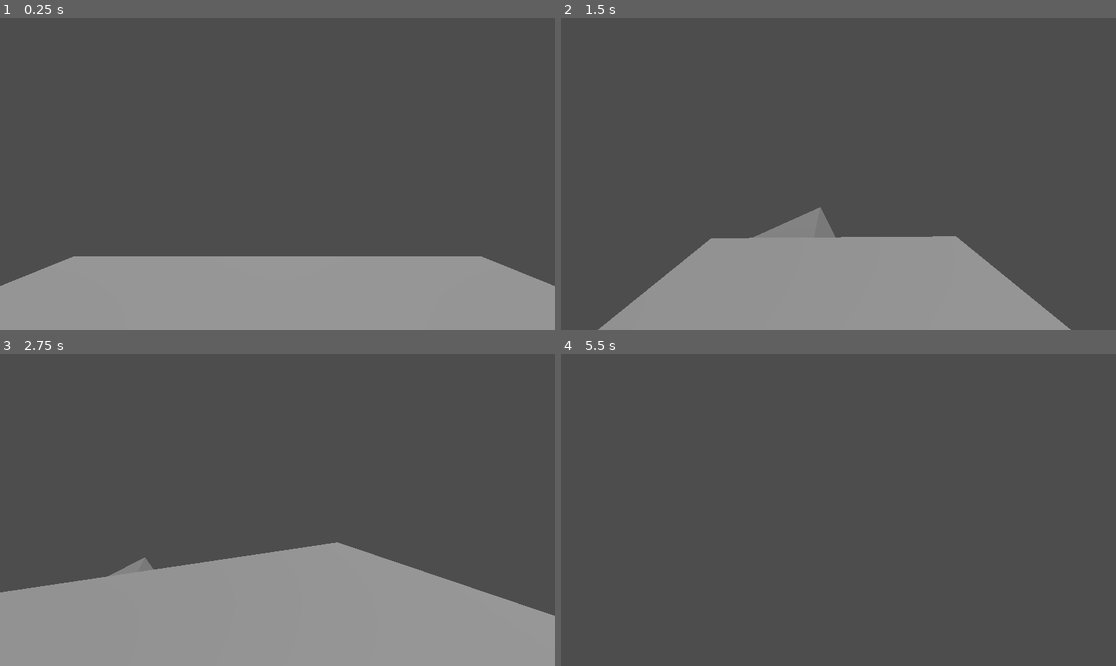
Above: before the commit, frames 1-4 (two rows, left to right).
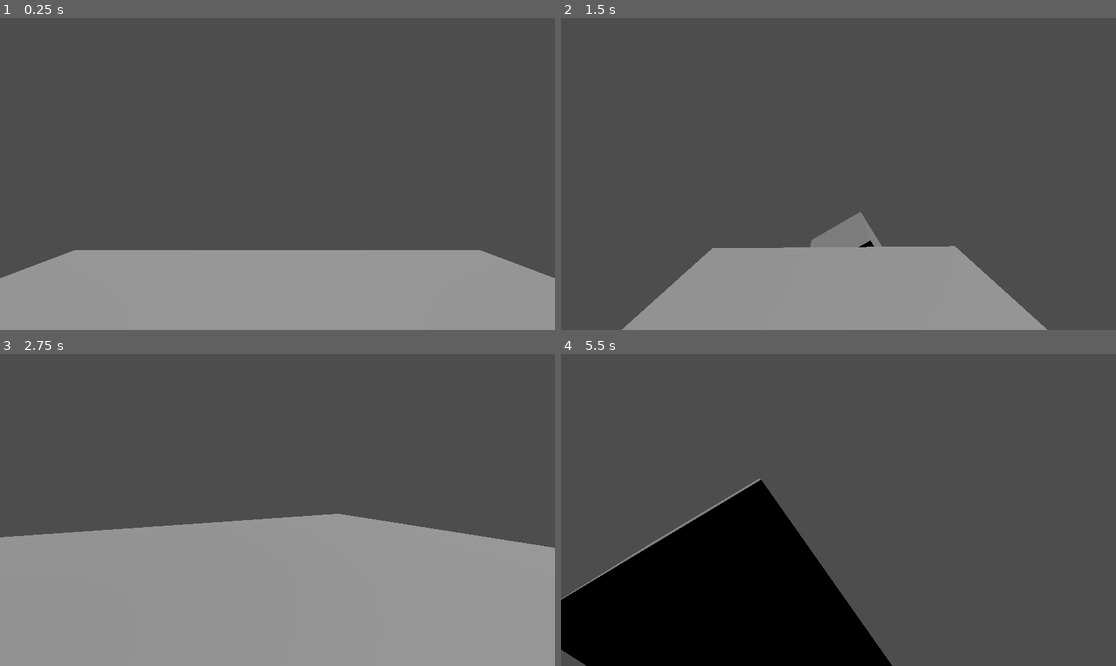
Above: after the commit, the same moments.

Repository: DudeNamedDarcy/UntitledGameJam107Game
Game: Godot game, scene res://scenes/city_sprawl.tscn
Two runs of this game, one before a commit and one after it. Both use one fixed random seed, a clock stepped at 60 frames per second and the inputs below. The project has no main scene, so this scene is started directly.
Inputs (mouse positions are in pixels of both pictures, inside the frame that each line leads up to):
- Up to frame 1 (0.25 s): no input
- Up to frame 2 (1.5 s): tap Enter (ui_accept) at 0.5 s; move the mouse to (960, 158) at 0.52 s; hold D (move_right) 0.53-1.28 s; tap Space (jump) at 0.6, 0.77, 1.07 s; click (960, 158) at 0.67 s; move the mouse to (810, 174) at 1.27 s; hold W (move_forward) from 1.28 s (still down); tap R (change_level) at 1.35 s
- Up to frame 3 (2.75 s): keep holding W (move_forward); tap Space (jump) at 1.52, 1.55, 1.82, 2.3 s; move the mouse to (288, 503) at 2.02 s; tap Shift (run) at 2.1 s
- Up to frame 4 (5.5 s): keep holding W (move_forward); move the mouse to (832, 516) at 2.77 s; tap Space (jump) at 2.85, 3.02, 3.32, 3.77, 3.8, 4.07, 4.52, 4.55, 4.82, 5.1 s; move the mouse to (877, 513) at 3.52 s; tap R (change_level) at 3.6 s; move the mouse to (794, 506) at 4.27 s; tap Shift (run) at 4.35 s; move the mouse to (844, 510) at 5.02 s

The runs differ from the first frame. In frame 1, 2.1% of the frame differs, in the area x 0-100%, y 74-86%; in frame 2, 4.0%; in frame 3, 14%; in frame 4, 22%, in the area x 0-60%, y 39-100%.

Commit message:
Buildings No Longer Falling
WHY DID I USE RIGID BODIES?!?!

Diff:
--- /dev/null
+++ b/ugj_107/scenes/building.tscn
@@ -0,0 +1,13 @@
+[gd_scene load_steps=2 format=3 uid="uid://rd3v285rngct"]
+
+[sub_resource type="BoxShape3D" id="BoxShape3D_nk8ba"]
+
+[node name="Building" type="Node3D"]
+
+[node name="StaticBody3D" type="StaticBody3D" parent="."]
+
+[node name="CollisionShape3D" type="CollisionShape3D" parent="StaticBody3D"]
+transform = Transform3D(20, 0, 0, 0, 300, 0, 0, 0, 20, 0, -150, 0)
+shape = SubResource("BoxShape3D_nk8ba")
+
+[node name="CSGBox3D" type="CSGBox3D" parent="StaticBody3D/CollisionShape3D"]
--- a/ugj_107/scenes/city_sprawl.tscn
+++ b/ugj_107/scenes/city_sprawl.tscn
@@ -2,40 +2,20 @@
 
 [ext_resource type="PackedScene" uid="uid://kuaqxycv5yme" path="res://scenes/player.tscn" id="1_ck3q1"]
 [ext_resource type="PackedScene" uid="uid://djfso08bcd8r3" path="res://scenes/end_goal.tscn" id="2_6gen5"]
-
-[sub_resource type="BoxShape3D" id="BoxShape3D_6gen5"]
+[ext_resource type="PackedScene" uid="uid://rd3v285rngct" path="res://scenes/building.tscn" id="2_865tj"]
 
 [node name="City Sprawl" type="Node3D"]
 
 [node name="Player" parent="." instance=ExtResource("1_ck3q1")]
 transform = Transform3D(1, 0, 0, 0, 1, 0, 0, 0, 1, 0, 3, 0)
 
-[node name="RigidBody3D" type="RigidBody3D" parent="."]
-transform = Transform3D(1, 0, 0, 0, 1, 0, 0, 0, 1, 0, -150, 0)
+[node name="Building" parent="." instance=ExtResource("2_865tj")]
 
-[node name="CollisionShape3D" type="CollisionShape3D" parent="RigidBody3D"]
-transform = Transform3D(20, 0, 0, 0, 300, 0, 0, 0, 20, 0, 0, 0)
-shape = SubResource("BoxShape3D_6gen5")
+[node name="Building3" parent="." instance=ExtResource("2_865tj")]
+transform = Transform3D(1, 0, 0, 0, 0.854377, -0.519653, 0, 0.519653, 0.854377, -51.2608, -21.3834, -0.176979)
 
-[node name="CSGBox3D" type="CSGBox3D" parent="RigidBody3D/CollisionShape3D"]
-
-[node name="RigidBody3D2" type="RigidBody3D" parent="."]
-transform = Transform3D(1, 0, 0, 0, 1, 0, 0, 0, 1, 35, -150, 0)
-
-[node name="CollisionShape3D" type="CollisionShape3D" parent="RigidBody3D2"]
-transform = Transform3D(20, 0, 0, 0, 300, 0, 0, 0, 20, 0, 0, 0)
-shape = SubResource("BoxShape3D_6gen5")
-
-[node name="CSGBox3D" type="CSGBox3D" parent="RigidBody3D2/CollisionShape3D"]
-
-[node name="RigidBody3D3" type="RigidBody3D" parent="."]
-transform = Transform3D(1, 0, 0, 0, 0.907777, -0.419452, 0, 0.419452, 0.907777, -35, -150, -50)
-
-[node name="CollisionShape3D" type="CollisionShape3D" parent="RigidBody3D3"]
-transform = Transform3D(20, 0, 0, 0, 300, 0, 0, 0, 20, 0, 0, 0)
-shape = SubResource("BoxShape3D_6gen5")
-
-[node name="CSGBox3D" type="CSGBox3D" parent="RigidBody3D3/CollisionShape3D"]
+[node name="Building2" parent="." instance=ExtResource("2_865tj")]
+transform = Transform3D(1, 0, 0, 0, 1, 0, 0, 0, 1, 35, 0, 0)
 
 [node name="WorldEnvironment" type="WorldEnvironment" parent="."]
 
--- a/ugj_107/scenes/end_goal.tscn
+++ b/ugj_107/scenes/end_goal.tscn
@@ -3,7 +3,7 @@
 [ext_resource type="Script" uid="uid://bsgmnmmt21p1m" path="res://scenes/end_goal.gd" id="1_ucdw6"]
 
 [sub_resource type="StandardMaterial3D" id="StandardMaterial3D_hapnc"]
-albedo_color = Color(1, 0.339854, 0.410308, 0.490196)
+albedo_color = Color(1, 0.341176, 0.411765, 1)
 
 [sub_resource type="CylinderShape3D" id="CylinderShape3D_5hn7s"]
 
--- a/ugj_107/scripts/Global.gd
+++ b/ugj_107/scripts/Global.gd
@@ -5,8 +5,11 @@
 "res://scenes/main_menu.tscn"
 ]
 
+var index = 0
+
 func _onready():
-	pass
+	get_tree().change_scene_to_file(levels[index])
 
 func _on_player_next_level() -> void:
-	pass # Replace with function body.
+	index += 1
+	get_tree().change_scene_to_file(levels[index])
--- a/ugj_107/scripts/player.gd
+++ b/ugj_107/scripts/player.gd
@@ -18,12 +18,12 @@
 var gravity = 17.8; #gravitational acceleration
 var max_fall_speed = 40; #limits how fast a player can fall, in m/s
 var jump_velocity = 13.0;
-var double_jump_velocity = 4.0;
+var double_jump_velocity = 14.0;
 var number_of_jumps = 2;
 
 signal next_level
 
-func _unhandled_input(event: InputEvent): #NOTE: THIS FUNCTION MUST BE CALLED"_unhandled_input" to work!!!
+func _unhandled_input(event: InputEvent) -> void: #NOTE: THIS FUNCTION MUST BE CALLED"_unhandled_input" to work!!!
 	#to remove the mouse cursor from our game window, we use "Input.mouse_mode" for that!
 	var is_mouse_button = event is InputEventMouseButton #checks if the mouse was clicked
 	var is_mouse_captured = Input.mouse_mode == Input.MOUSE_MODE_CAPTURED #boolean statement to see if the mouse cursor is gone (true) or not (false)
